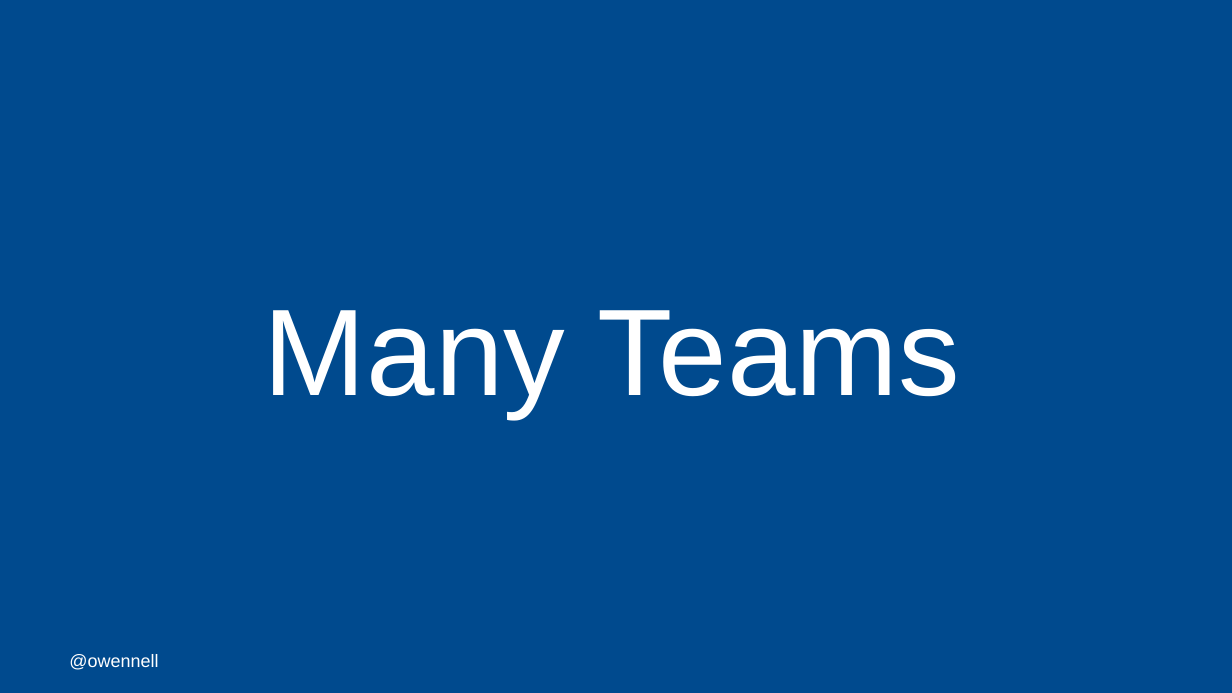
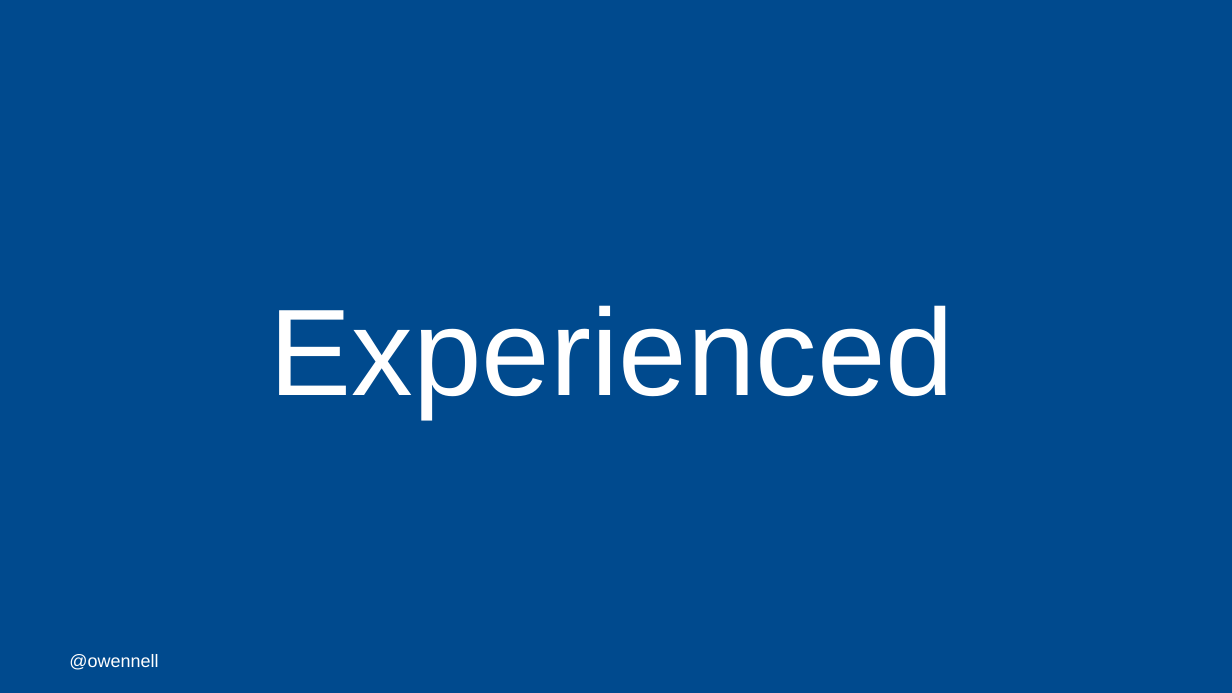
Before and after one commit to oliwennell/talks, a slide deck: slide 42 of a-mob-mentality.pptx. Drawn at 1232x693 pixels with LibreOffice and Linux fonts; fonts in the diff are those of the drawing; background and template pictures are left out. Boxes give left, top, right and bottom in pixels: in the first picture for what was removed or moved away, otherwise in the second. Text is boxed around its words. In the diff, an @@ line names an element or a change of style, - is before the commit and + after.

```diff
--- a/a-mob-mentality.pptx
+++ b/a-mob-mentality.pptx
@@ title at bbox=[270, 305, 955, 418]: text changed @@
-Many Teams
+Experienced
```
Also in this commit, not shown: 1 slide added.
